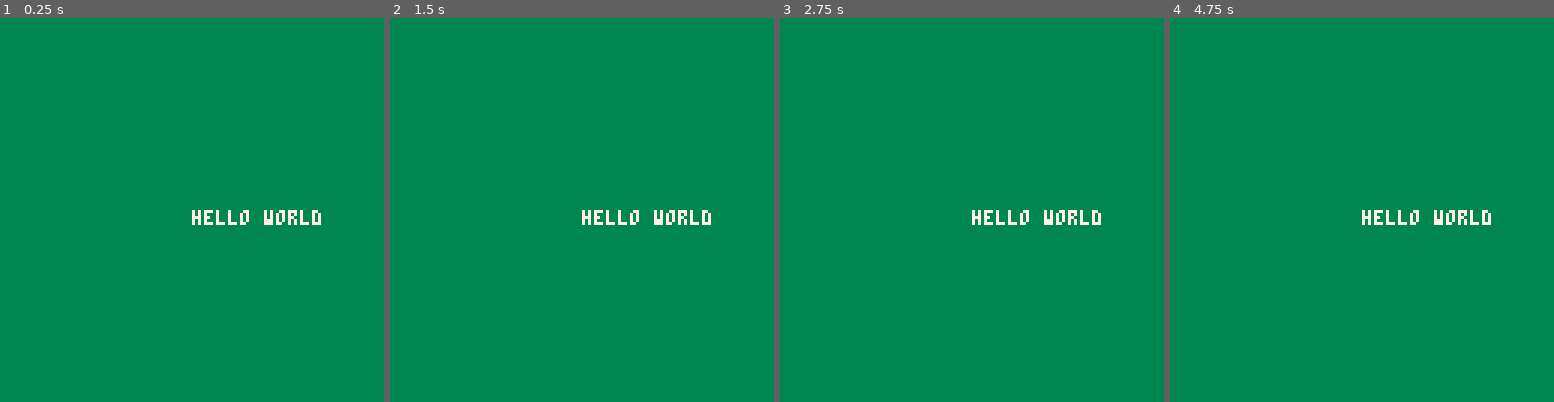
Above: before the commit, frames 1-4 (left to right).
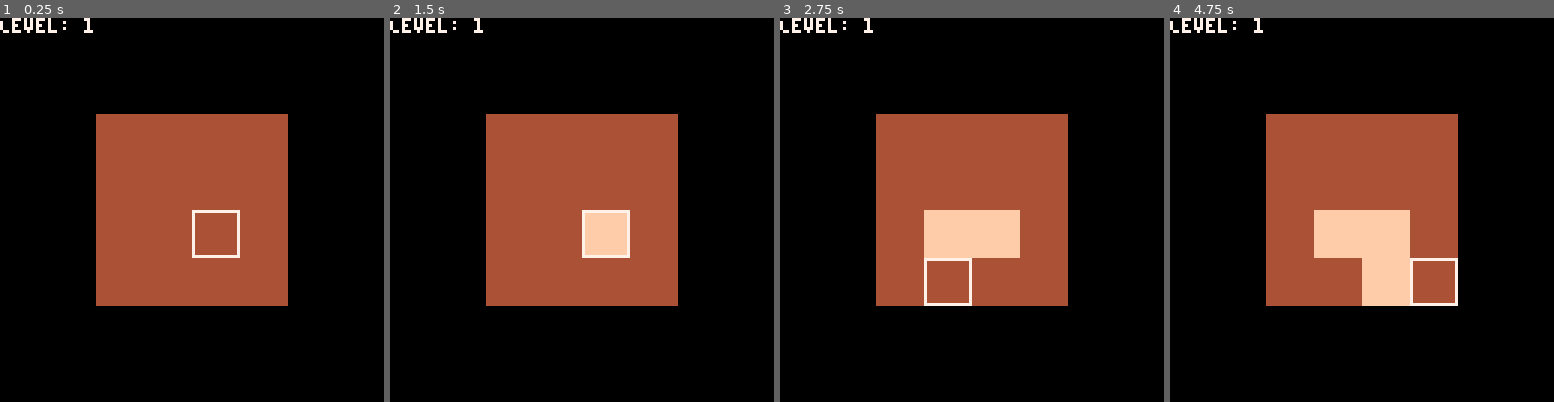
Above: after the commit, the same moments.

Repository: scottnm/collards.p8
Game: PICO-8 cartridge collards.p8
Two runs of this game, one before a commit and one after it. Both use one fixed random seed, a clock stepped at 60 frames per second and the inputs below.
Inputs:
- Up to frame 1 (0.25 s): no input
- Up to frame 2 (1.5 s): tap O (Z key) at 0.33, 0.7, 1.43 s; tap X (X key) at 1.07 s
- Up to frame 3 (2.75 s): hold Left 1.97-2.37 s; tap X (X key) at 2.07, 2.4, 2.73 s; tap O (Z key) at 2.22 s; hold Down from 2.42 s (still down)
- Up to frame 4 (4.75 s): release Down at 2.82 s; hold Right 2.87-3.53 s; tap X (X key) every 0.33 s from 3.07 to 4.73 s; tap O (Z key) at 3.1, 3.98 s; hold Up 3.58-4.08 s; hold Right 4.13-4.53 s; hold Down from 4.58 s (still down)

The runs differ from the first frame. In frame 1, 100% of the frame differs, in the area x 0-100%, y 0-100%; in frame 2, 100%; in frame 3, 100%; in frame 4, 100%.

Commit message:
Uber barebones prototype of the sweeping controls - player can move around - player can find the finish - no bombs, items, traps, etc

Diff:
--- /dev/null
+++ b/collards.lua
@@ -0,0 +1,251 @@
+-- main file for sweep.p8
+
+-- Enums
+Colors = {
+    Black = 0,
+    Navy = 1,
+    Maroon = 2,
+    DarkGreen = 3,
+    Brown = 4,
+    DarkGray = 5,
+    LightGray = 6,
+    White = 7,
+    Red = 8,
+    Orange = 9,
+    Yellow = 10,
+    LightGreen = 11,
+    SkyBlue = 12,
+    BlueGray = 13,
+    Pink = 14,
+    Tan = 15,
+}
+
+TileType = {
+    Empty = 1,
+    Finish = 2,
+}
+
+-- constants
+function TILE_SIZE()
+    return 16
+end
+
+function SCREEN_SIZE()
+    return 128
+end
+
+function MAX_TILE_LINE()
+    return SCREEN_SIZE() /  TILE_SIZE()
+end
+
+-- global variables
+g_level = nil
+g_map_size = nil
+g_map = nil
+g_player_pos = nil
+g_input = nil
+g_player_found_exit_timer = nil
+
+function _init()
+    -- noop
+    advance_level()
+end
+
+function _update()
+    -- handle the block state
+    if g_player_found_exit_timer != nil then
+        g_player_found_exit_timer += 1
+        if g_player_found_exit_timer >= 60 then -- 2 seconds
+            g_player_found_exit_timer = nil
+            advance_level()
+        end
+        return
+    end
+
+    -- get input
+    g_input = poll_input(g_input)
+    if g_input.btn_o and g_input.btn_o_change then
+        -- flip the player tile
+        flip_player_tile()
+    end
+
+    move_player(g_input)
+end
+
+function _draw()
+    cls(Colors.BLACK)
+
+    -- draw the tiles
+    local map_pixel_width = g_map_size.width * TILE_SIZE()
+    local map_pixel_height = g_map_size.height * TILE_SIZE()
+    -- offsets to draw the map in the center of the board
+    local pixel_row_offset = flr((SCREEN_SIZE() - map_pixel_height) / 2)
+    local pixel_col_offset = flr((SCREEN_SIZE() - map_pixel_width) / 2)
+
+    -- draw base map
+    for row=0,g_map_size.height-1 do
+        for col=0,g_map_size.width-1 do
+            local tile = g_map[row+1][col+1]
+            local tile_x0 = col * TILE_SIZE() + pixel_col_offset
+            local tile_x1 = tile_x0 + TILE_SIZE() - 1
+            local tile_y0 = row * TILE_SIZE() + pixel_row_offset
+            local tile_y1 = tile_y0 + TILE_SIZE() - 1
+
+            rectfill(tile_x0, tile_y0, tile_x1, tile_y1, get_tile_color(tile))
+        end
+    end
+
+    -- draw player position
+    local player_tile_x0 = (g_player_pos.x-1) * TILE_SIZE() + pixel_col_offset
+    local player_tile_x1 = player_tile_x0 + TILE_SIZE() - 1
+    local player_tile_y0 = (g_player_pos.y-1) * TILE_SIZE() + pixel_row_offset
+    local player_tile_y1 = player_tile_y0 + TILE_SIZE() - 1
+    rect(player_tile_x0, player_tile_y0, player_tile_x1, player_tile_y1, Colors.White)
+
+    -- print the level
+    print("Level: "..g_level, 0, 0)
+    if g_player_found_exit_timer != nil then
+        print("FOUND EXIT", 0, 5)
+    end
+
+end
+
+function advance_level()
+    -- update the level
+    if g_level != nil then
+        g_level += 1
+    else
+        g_level = 1
+    end
+
+    -- update the map size
+    if g_map_size != nil then
+        g_map_size.width = min(g_map_size.width + 1, MAX_TILE_LINE())
+        g_map_size.height = min(g_map_size.height + 1, MAX_TILE_LINE())
+    else
+        g_map_size = { width = 4, height = 4 }
+    end
+
+    -- generate the map
+    g_map = {}
+    for row=1,g_map_size.height do
+        add(g_map, {})
+        for col=1,g_map_size.width do
+            add(g_map[row], generate_tile())
+        end
+    end
+
+    -- place the player
+    g_player_pos = generate_random_map_position()
+
+    -- place the finish
+    local finish_point = generate_random_map_position()
+    g_map[finish_point.y][finish_point.x].type = TileType.Finish
+end
+
+function generate_tile()
+    -- TODO: actually generate interesting tiles. For now just generate empty/safe tiles
+    return { visible = false, type = TileType.Empty }
+end
+
+function rndrange_inc(lower, upper)
+    return flr(rnd(upper - lower)) + lower
+end
+
+function generate_random_map_position()
+    local x = rndrange_inc(1, g_map_size.width)
+    local y = rndrange_inc(1, g_map_size.height)
+    return { x = x, y = y }
+end
+
+function get_tile_color(tile)
+    if tile.visible then
+        if tile.type == TileType.Empty then
+            return Colors.Tan
+        elseif tile.type == TileType.Finish then
+            return Colors.LightGreen
+        else
+            return nil
+        end
+    else
+        return Colors.Brown
+    end
+end
+
+function poll_input(input)
+    if input == nil then
+        input = {
+            btn_left = false,
+            btn_left_change = false,
+            btn_right = false,
+            btn_right_change = false,
+            btn_up = false,
+            btn_up_change = false,
+            btn_down = false,
+            btn_down_change = false,
+            btn_o = false,
+            btn_o_change = false,
+            btn_x = false,
+            btn_x_change = false,
+        }
+    end
+
+    local new_input = {
+        btn_left = btn(0),
+        btn_right = btn(1),
+        btn_up = btn(2),
+        btn_down = btn(3),
+        btn_o = btn(4),
+        btn_x = btn(5),
+    }
+
+    input.btn_left_change = (input.btn_left ~= new_input.btn_left)
+    input.btn_left = new_input.btn_left
+    input.btn_right_change = (input.btn_right ~= new_input.btn_right)
+    input.btn_right = new_input.btn_right
+    input.btn_up_change = (input.btn_up ~= new_input.btn_up)
+    input.btn_up = new_input.btn_up
+    input.btn_down_change = (input.btn_down ~= new_input.btn_down)
+    input.btn_down = new_input.btn_down
+    input.btn_o_change = (input.btn_o ~= new_input.btn_o)
+    input.btn_o = new_input.btn_o
+    input.btn_x_change = (input.btn_x ~= new_input.btn_x)
+    input.btn_x = new_input.btn_x
+
+    return input
+end
+
+function flip_player_tile()
+    local tile = g_map[g_player_pos.y][g_player_pos.x]
+    if tile.visible then
+        -- tile already visible. do nothing
+        return
+    end
+
+    tile.visible = true
+    if tile.type == TileType.Finish then
+        g_player_found_exit_timer = 0
+    end
+end
+
+function move_player(input)
+    local movement = nil
+    if g_input.btn_left and g_input.btn_left_change then
+        movement = { x = -1, y = 0 }
+    elseif g_input.btn_right and g_input.btn_right_change then
+        movement = { x = 1, y = 0 }
+    elseif g_input.btn_up and g_input.btn_up_change then
+        movement = { x = 0, y = -1 }
+    elseif g_input.btn_down and g_input.btn_down_change then
+        movement = { x = 0, y = 1 }
+    else
+        return
+    end
+
+    g_player_pos.x = clamp(1, g_player_pos.x + movement.x, g_map_size.width)
+    g_player_pos.y = clamp(1, g_player_pos.y + movement.y, g_map_size.height)
+end
+
+function clamp(lower, value, upper)
+    return mid(lower, value, upper)
+end
--- a/collards.p8
+++ b/collards.p8
@@ -3,4 +3,4 @@
 __lua__
 
 -- run the main game
-#include main.lua
+#include collards.lua
--- a/main.lua
+++ /dev/null
@@ -1,14 +0,0 @@
--- main file for collards.p8
-
-function _init()
-    -- noop
-end
-
-function _update()
-    -- noop
-end
-
-function _draw()
-    cls(3)
-    print("hello world", 64, 64, 7)
-end
